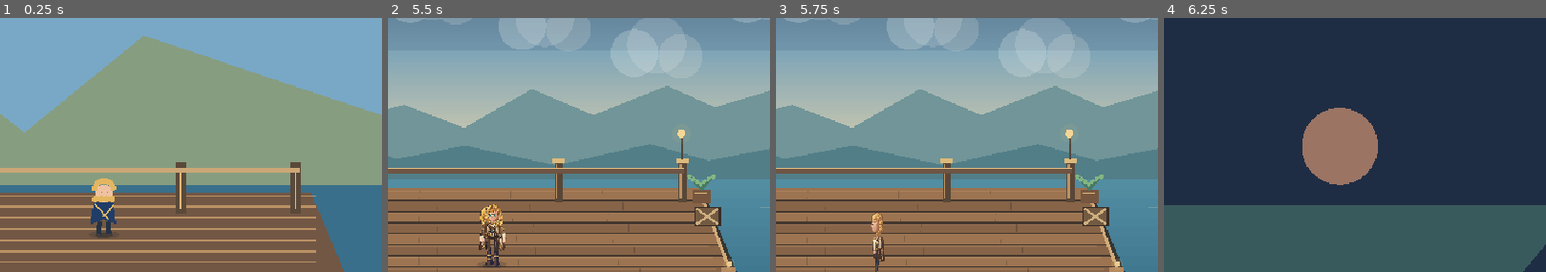
Above: before the commit, frames 1-4 (left to right).
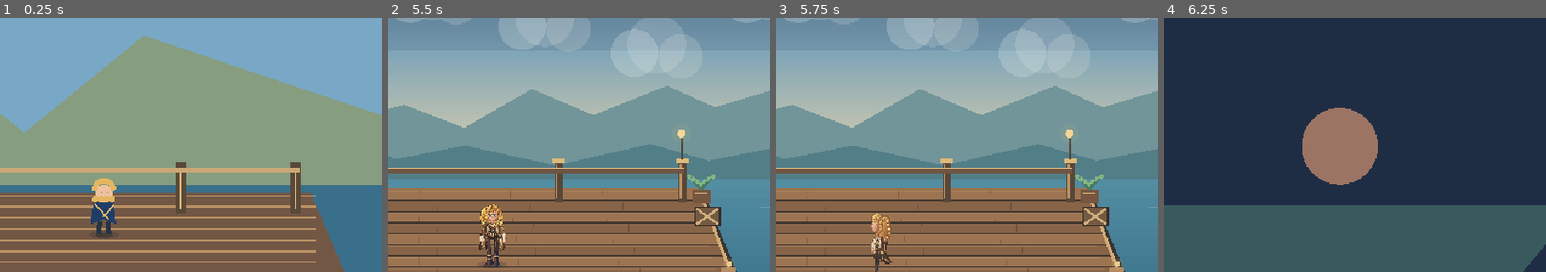
Above: after the commit, the same moments.

Repository: ndrorchestration/ToSailaStarrySky-jrpg
Game: Godot game, scene res://scenes/first_wake.tscn
Same seed, same stepped clock (60 frames per second), same inputs: the game is played once before the commit and once after it.
Inputs:
- Up to frame 1 (0.25 s): no input
- Up to frame 2 (5.5 s): tap Enter at 0.5 s; hold Right (ui_right) 0.53-1.28 s; tap E at 0.6 s; hold Down (ui_down) 1.28-2.03 s; tap R at 1.35 s; tap Space at 2 s; hold Right (ui_right) 2.03-2.78 s; tap V at 2.1 s; hold Up (ui_up) 2.78-3.53 s; tap C at 2.85 s; hold Left (ui_left) 3.53-5.03 s; tap T at 3.6 s; tap Y at 4.35 s; hold Down (ui_down) from 5.03 s (still down); tap G at 5.1 s
- Up to frame 3 (5.75 s): keep holding Down (ui_down)
- Up to frame 4 (6.25 s): release Down (ui_down) at 5.78 s; hold Right (ui_right) from 5.78 s (still down); tap B at 5.85 s
The pictures show only the part of the screen within x 46-96%, y 29-79%; the shares and areas given below are measured in that part.

Frames 1-2 are identical in both runs. In frame 3, 0.3% of the frame differs, in the area x 24-31%, y 77-97%; in frame 4, nothing differs.

Commit message:
art(godot): opt-in fuller six-frame Ionia side profiles without altering v3 sources

Diff:
--- a/godot/scripts/pilot_actor.gd
+++ b/godot/scripts/pilot_actor.gd
@@ -110,8 +110,8 @@
         ionia_front_walk_sprite.visible = false
         add_child(ionia_front_walk_sprite)
         ionia_north_walk_sprite = _new_ionia_walk_view("IoniaRearWalkReviewUnapproved", preload("res://art-review/ionia-north-sixframe-candidate.svg"))
-        ionia_east_walk_sprite = _new_ionia_walk_view("IoniaEastWalkReviewUnapproved", preload("res://art-review/ionia-east-sidebody-v3-candidate.svg"))
-        ionia_west_walk_sprite = _new_ionia_walk_view("IoniaWestWalkReviewUnapproved", preload("res://art-review/ionia-west-sidebody-v3-candidate.svg"))
+        ionia_east_walk_sprite = _new_ionia_walk_view("IoniaEastWalkReviewUnapproved", preload("res://art-review/ionia-east-sidebody-v4-candidate.svg"))
+        ionia_west_walk_sprite = _new_ionia_walk_view("IoniaWestWalkReviewUnapproved", preload("res://art-review/ionia-west-sidebody-v4-candidate.svg"))
     queue_redraw()
 
 func _new_ionia_walk_view(view_name: String, atlas: Texture2D) -> Sprite2D:
